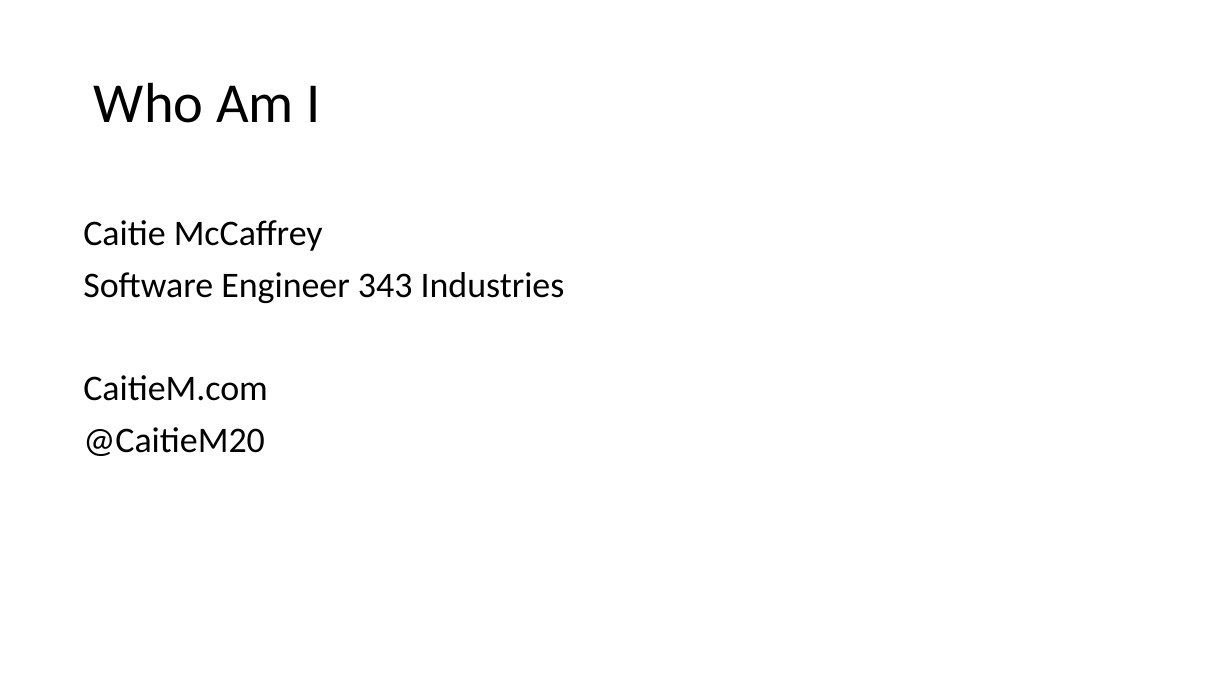
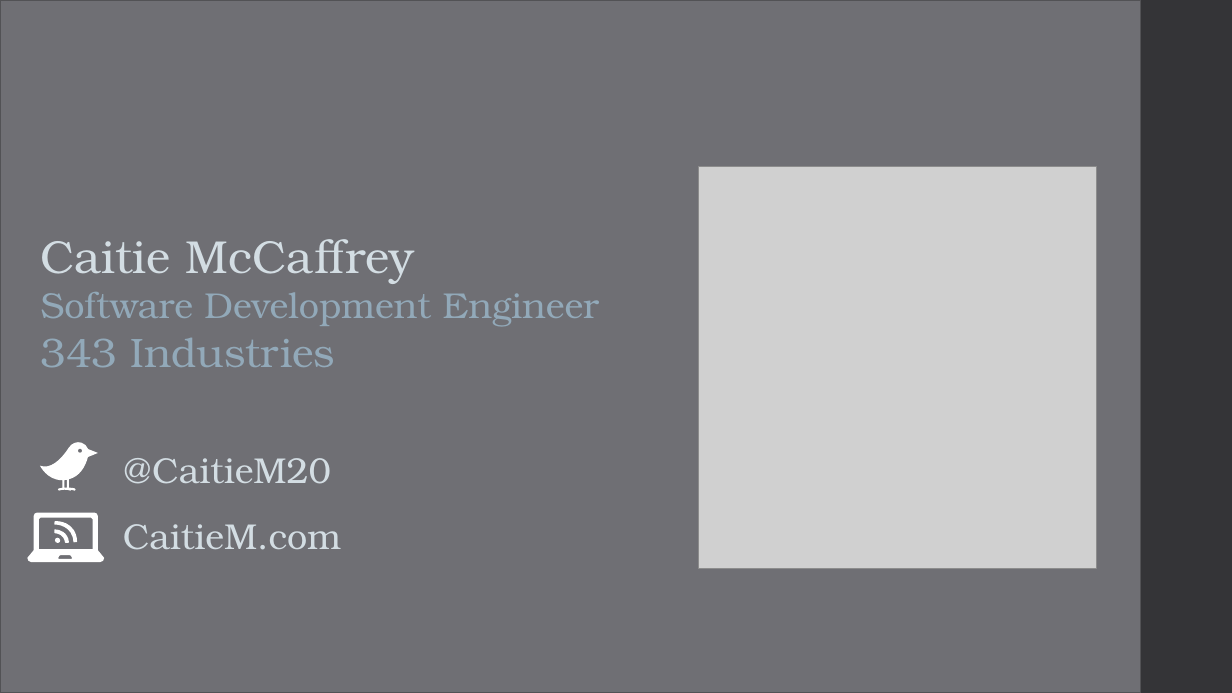
Before and after one commit to CaitieM20/DotNetConf, a slide deck: slide 2 of Patterns & Best Practices For Moving From RDBMS to Azure Storage.pptx. Drawn at 1232x693 pixels with LibreOffice and Linux fonts; fonts in the diff are those of the drawing; grey boxes stand for pictures. Boxes give left, top, right and bottom in pixels: in the first picture for what was removed or moved away, otherwise in the second. Text is boxed around its words. In the diff, an @@ line names an element or a change of style, - is before the commit and + after.

```diff
--- a/Patterns & Best Practices For Moving From RDBMS to Azure Storage.pptx
+++ b/Patterns & Best Practices For Moving From RDBMS to Azure Storage.pptx
@@ rectangle added at [0, 0, 1141, 693], fill #6F6F74, outline #525256 1.1 pt @@
@@ rectangle added at [1141, 0, 1232, 693], fill #353537 @@
@@ title removed at [94, 82, 321, 123] @@
-Who Am I
@@ picture added at [698, 167, 1096, 568] @@
@@ text "Caitie McCaffrey": place and size @@
-text "Caitie McCaffrey" at [83, 220, 565, 456]
+text "Caitie McCaffrey" at [41, 239, 599, 367]
@@ text at [41, 239, 414, 284]: size 28 to 36 pt, font Calibri to TeX Gyre Bonum, text colour #000000 to #D3DDE3 in "Caitie McCaffrey"; line spacing 0.9 to 1; less space between paragraphs @@
@@ text at [41, 292, 599, 367]: text changed; font Calibri to TeX Gyre Bonum; text colour #000000 to #92A9B9 @@
-Software Engineer 343 Industries
-CaitieM.com
-@CaitieM20
+Software Development Engineer
+343 Industries
@@ freeform shape added at [40, 442, 98, 491], fill #FFFFFF @@
@@ text added at [123, 458, 331, 484], 28 pt, text #D3DDE3 @@
+@CaitieM20
@@ group added at [28, 513, 104, 563]: 4 freeform shapes @@
@@ text added at [123, 524, 341, 550], 28 pt, text #D3DDE3 @@
+CaitieM.com
```
Also in this commit, not shown: 23 other slides changed, 14 slides added, 4 slides removed.
